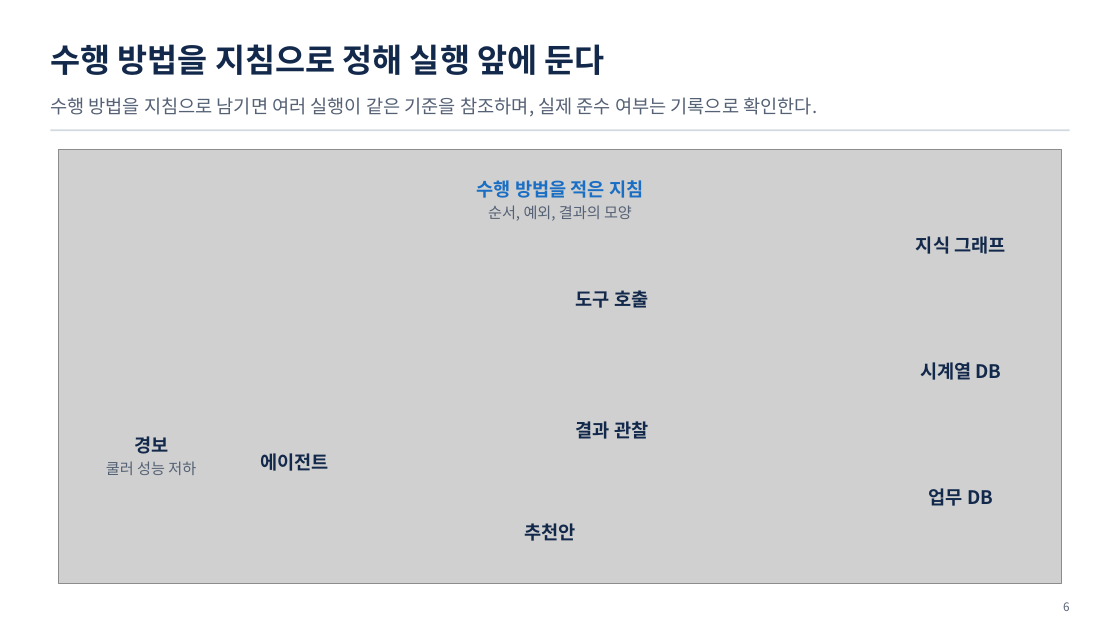
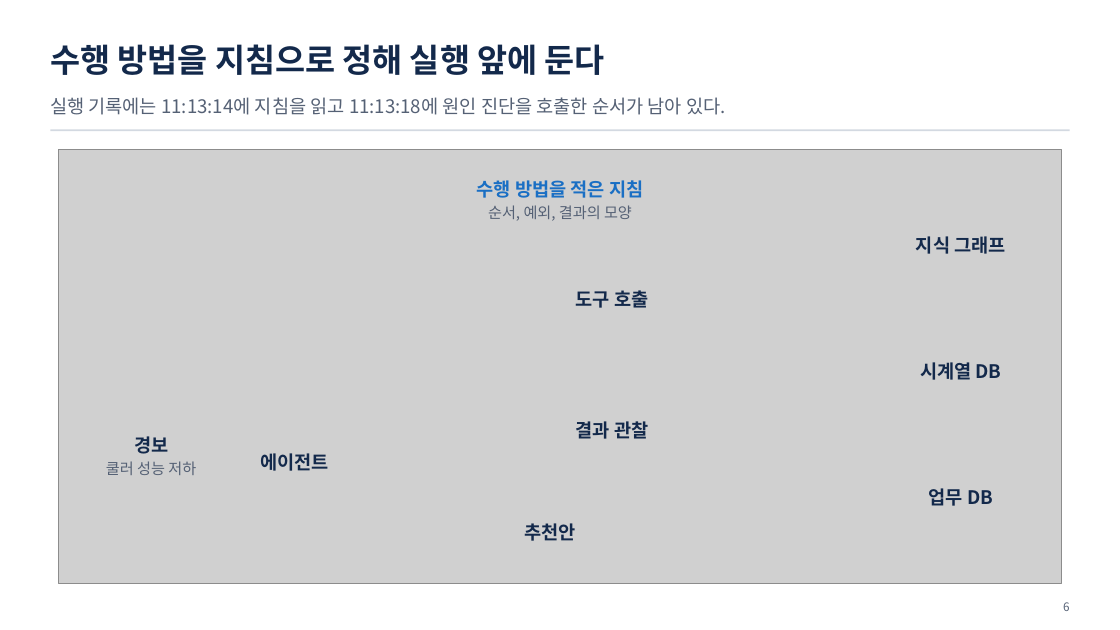
Before and after one commit to uengine-oss/hyd-iot-edu, a slide deck: slide 6 of workspace/강의제작/산출물/통합반/이론/06회차/통합반_06일차.pptx. Drawn at 1120x630 pixels with LibreOffice and Linux fonts; fonts in the diff are those of the drawing; grey boxes stand for pictures. Boxes give left, top, right and bottom in pixels: in the first picture for what was removed or moved away, otherwise in the second. Text is boxed around its words. In the diff, an @@ line names an element or a change of style, - is before the commit and + after.

Commit message:
통합반 6회차 첫 단원의 실제 실행 기록·낭독·쉼을 고치고 지정 렌더 대기를 인계
1~14장의 독립 검토 지적 두 건을 반영했다. 화면 11장과 노트 12장, 낭독 13구획을 고쳤다. 지정 글꼴의 위치·가림 확인이 남아 01~03편은 제작 대기다.

```diff
--- a/workspace/강의제작/산출물/통합반/이론/06회차/통합반_06일차.pptx
+++ b/workspace/강의제작/산출물/통합반/이론/06회차/통합반_06일차.pptx
@@ text at <box>50,97,726,115</box>: text changed @@
-수행 방법을 지침으로 남기면 여러 실행이 같은 기준을 참조하며, 실제 준수 여부는 기록으로 확인한다.
+실행 기록에는 11:13:14에 지침을 읽고 11:13:18에 원인 진단을 호출한 순서가 남아 있다.
```
Also in this commit, not shown: 10 other slides changed, 25 other files.
